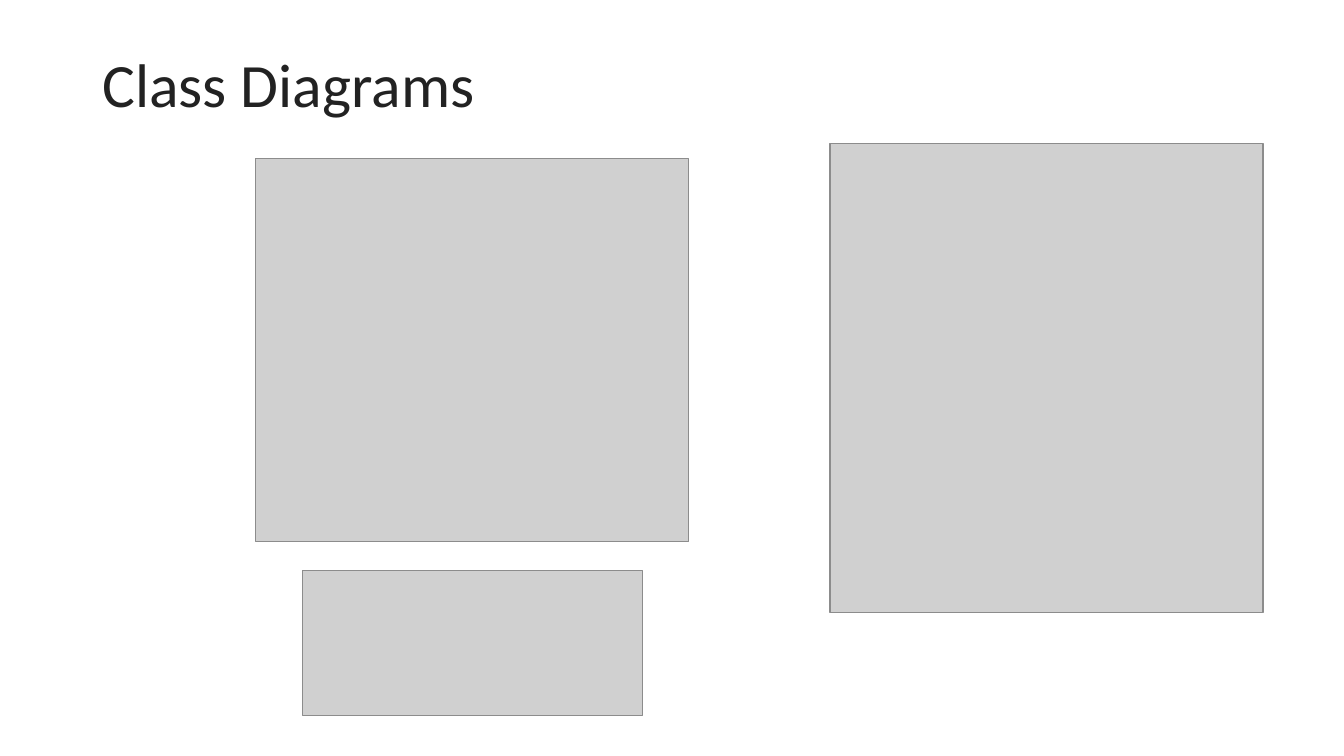
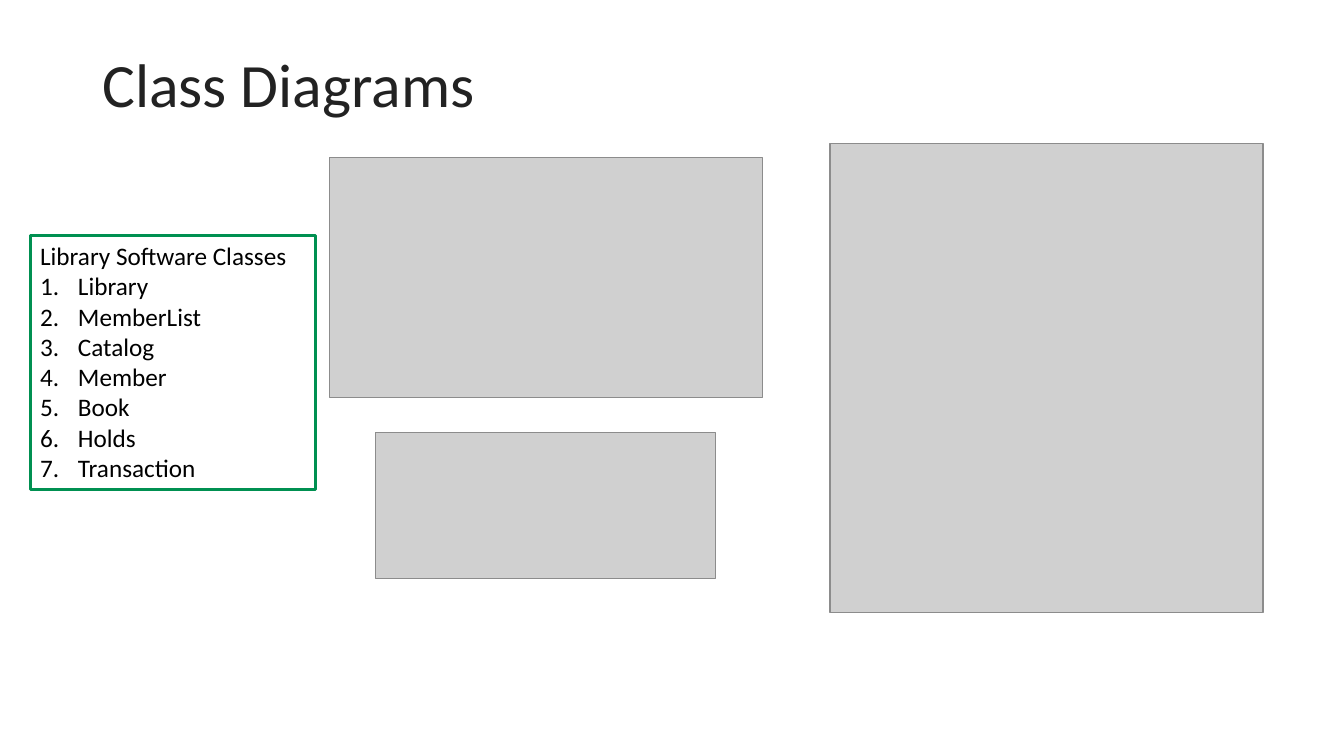
Before and after one commit to johnxu21/johnxu21.github.io, a slide deck: slide 23 of teaching/CS472/Timetable/OOD-V2.pptx (slide 18 before the commit). Drawn at 1344x756 pixels with LibreOffice and Linux fonts; fonts in the diff are those of the drawing; grey boxes stand for pictures. Boxes give left, top, right and bottom in pixels: in the first picture for what was removed or moved away, otherwise in the second. Text is boxed around its words. In the diff, an @@ line names an element or a change of style, - is before the commit and + after.

```diff
--- a/teaching/CS472/Timetable/OOD-V2.pptx
+++ b/teaching/CS472/Timetable/OOD-V2.pptx
@@ picture removed at (x1=256, y1=159, x2=690, y2=542) @@
@@ picture added at (x1=329, y1=157, x2=762, y2=397) @@
@@ rectangle added at (x1=30, y1=236, x2=316, y2=490), outline #009051 2.25 pt, 18 pt, text #000000 @@
+Library Software Classes
+1. Library
+2. MemberList
+3. Catalog
+4. Member
+5. Book
+6. Holds
+7. Transaction
@@ picture moved from (x1=302, y1=571, x2=642, y2=716) to (x1=376, y1=434, x2=716, y2=579) @@
```
Also in this commit, not shown: 6 other slides changed, 8 slides added, 1 slide removed, 2 other files.
